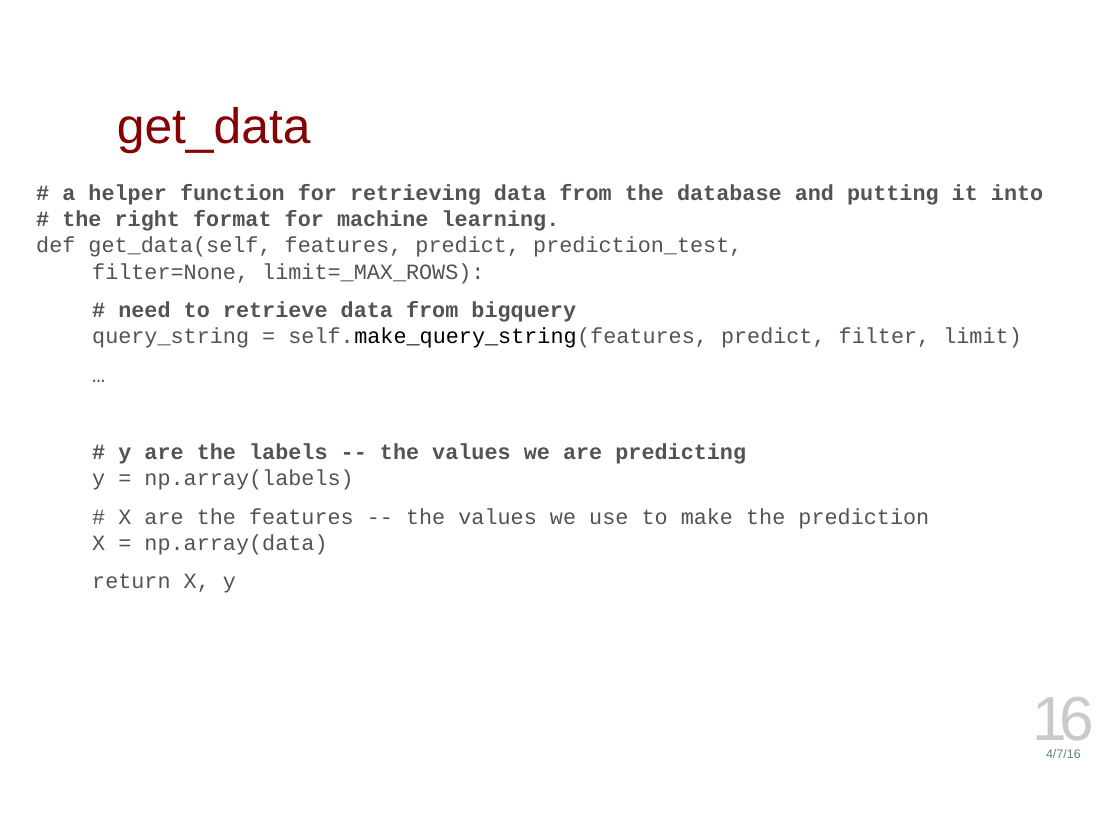
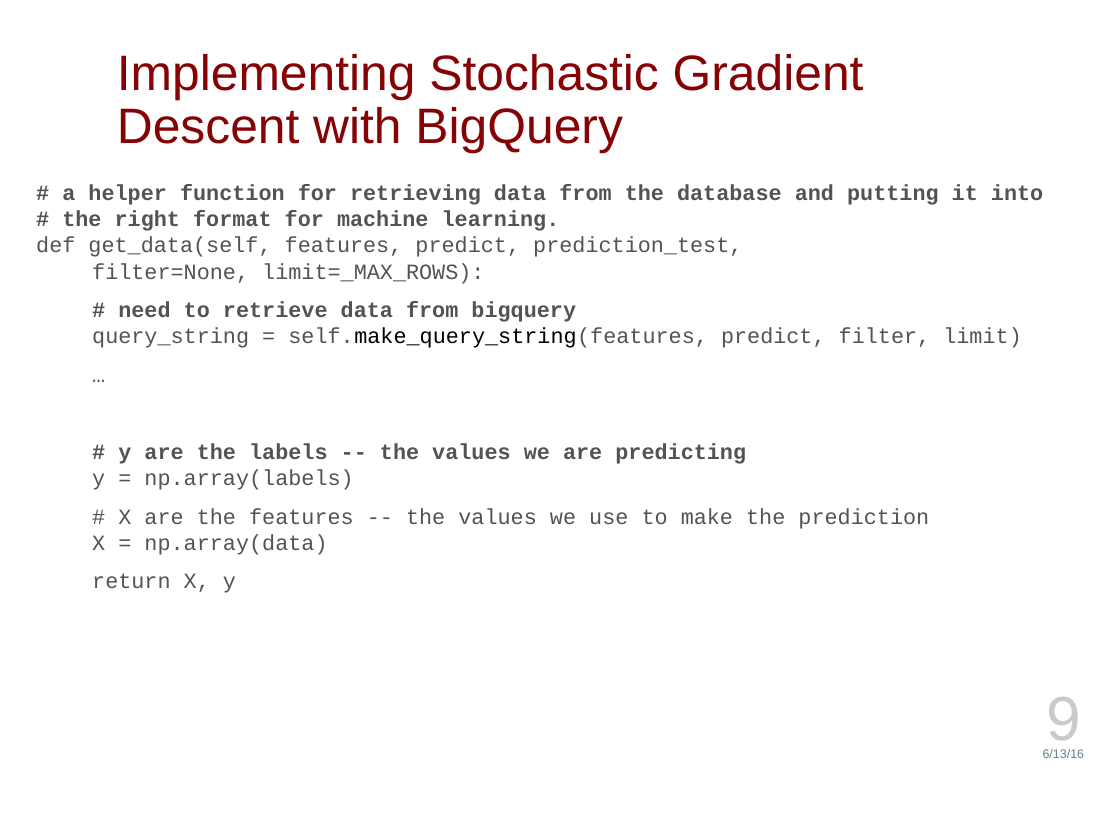
Before and after one commit to jmankoff/data, a slide deck: slide 9 of Lectures/18 Machine Learning III Big Data.pptx (slide 16 before the commit). Drawn at 1120x840 pixels with LibreOffice and Linux fonts; fonts in the diff are those of the drawing; background and template pictures are left out. Boxes give left, top, right and bottom in pixels: in the first picture for what was removed or moved away, otherwise in the second. Text is boxed around its words. In the diff, an @@ line names an element or a change of style, - is before the commit and + after.

```diff
--- a/Lectures/18 Machine Learning III Big Data.pptx
+++ b/Lectures/18 Machine Learning III Big Data.pptx
@@ title at bbox=[117, 54, 864, 154]: text changed @@
-get_data
+Implementing Stochastic Gradient Descent with BigQuery
@@ page number at bbox=[1046, 697, 1081, 752]: text changed @@
-16
+9
@@ text at bbox=[1043, 749, 1085, 758]: text changed @@
-4/7/16
+6/13/16
```
Also in this commit, not shown: 26 other slides changed, 7 slides removed, 8 other files.
